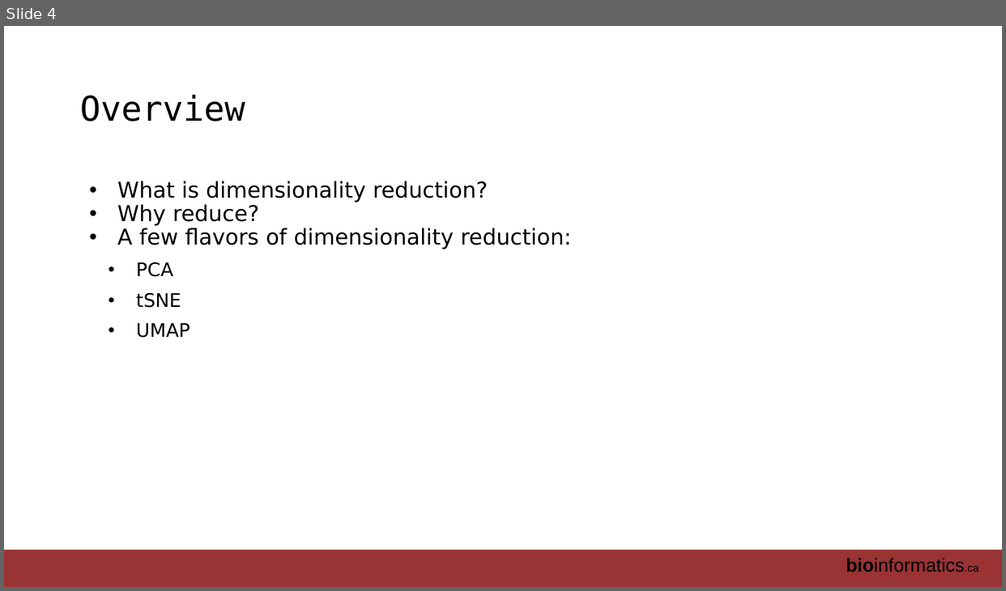
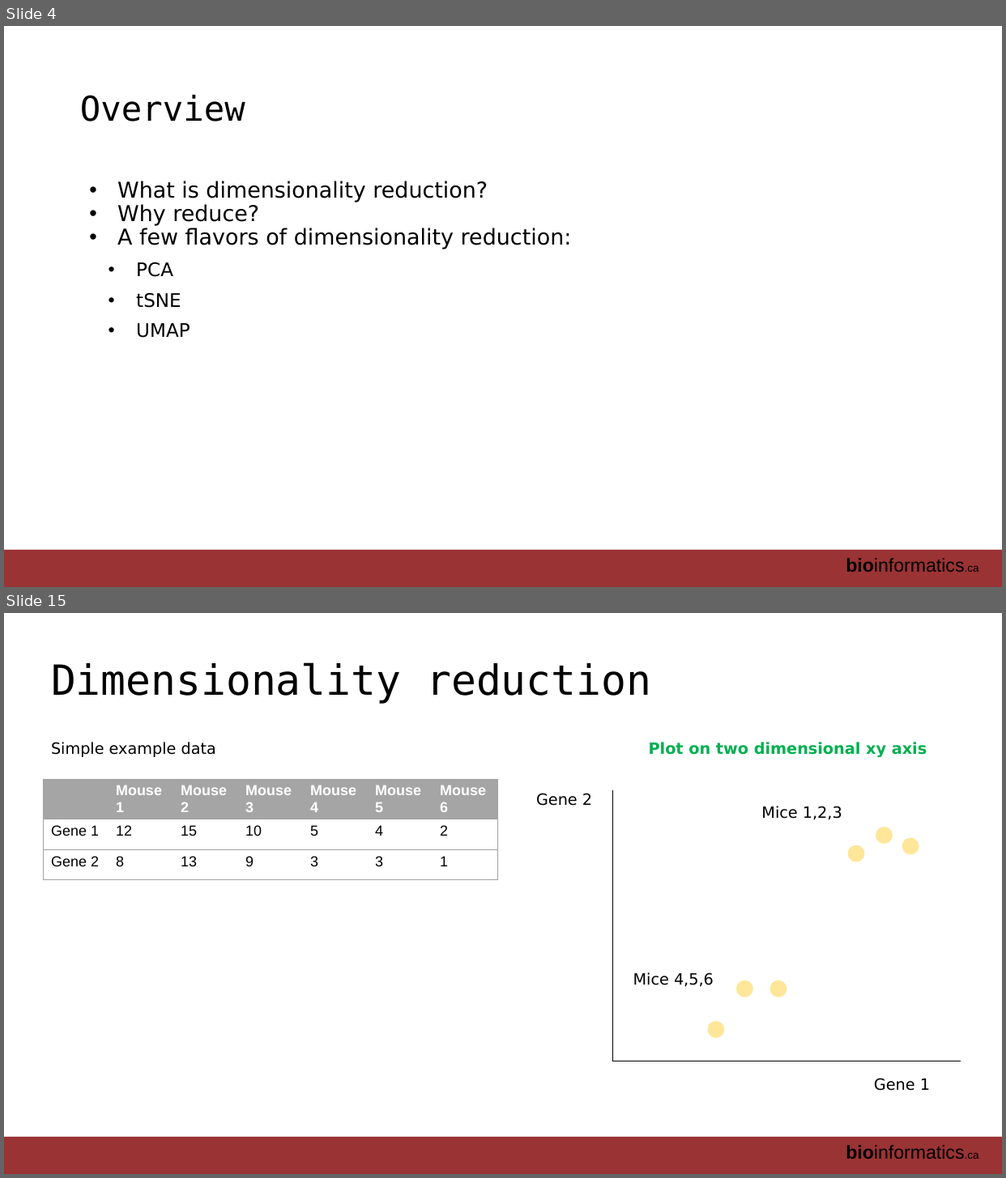
Before and after one commit to RealPaiLab/CBW_AUR2023, a slide deck: book/lectures/AUR_2023_Module2_DimensionReduction.pptx. Shown one above the other, each under a label of ours: slide 4 before the commit, slides 4 and 15 after it; the slides between them are not shown. The pictures are 1006x591 and 1006x1178 pixels, drawn with LibreOffice and Linux fonts; fonts in the diff are those of the drawing. Boxes give left, top, right and bottom in pixels: in the first picture for what was removed or moved away, otherwise in the second. Text is boxed around its words. In the diff, an @@ line names an element or a change of style, - is before the commit and + after.

```diff
--- a/book/lectures/AUR_2023_Module2_DimensionReduction.pptx
+++ b/book/lectures/AUR_2023_Module2_DimensionReduction.pptx
@@ slide 15 added at [4, 613, 1002, 1174], background #FFFFFF; not listed: 2 template elements that a slide beside it also shows @@
@@ title added at [51, 662, 651, 704], 40 pt, text #000000 @@
+Dimensionality reduction
@@ text added at [51, 742, 216, 757], 15 pt, text #000000 @@
+Simple example data
@@ text added at [649, 742, 927, 757], 15 pt, text #00B050, bold @@
+Plot on two dimensional xy axis
@@ table added at [44, 779, 500, 883], 3 rows, 7 columns @@
+ | Mouse 1 | Mouse 2 | Mouse 3 | Mouse 4 | Mouse 5 | Mouse 6
+Gene 1 | 12 | 15 | 10 | 5 | 4 | 2
+Gene 2 | 8 | 13 | 9 | 3 | 3 | 1
@@ text added at [536, 793, 592, 806], 15 pt, text #000000 @@
+Gene 2
@@ line added from (612, 1062) to (612, 790), #000000 0.75 pt @@
@@ text added at [761, 806, 842, 820], 15 pt, text #000000 @@
+Mice 1,2,3
@@ ellipse added at [877, 828, 892, 843], fill #FFE699, outline #FFE699 2 pt @@
@@ ellipse added at [849, 846, 864, 862], fill #FFE699, outline #FFE699 2 pt @@
@@ ellipse added at [903, 839, 918, 854], fill #FFE699, outline #FFE699 2 pt @@
@@ text added at [633, 973, 714, 987], 15 pt, text #000000 @@
+Mice 4,5,6
@@ ellipse added at [738, 982, 752, 996], fill #FFE699, outline #FFE699 2 pt @@
@@ ellipse added at [771, 982, 786, 996], fill #FFE699, outline #FFE699 2 pt @@
@@ ellipse added at [709, 1023, 723, 1037], fill #FFE699, outline #FFE699 2 pt @@
@@ line added from (612, 1062) to (961, 1062), #000000 0.75 pt @@
@@ text added at [874, 1078, 930, 1091], 15 pt, text #000000 @@
+Gene 1
```
Also in this commit, not shown: 7 slides changed, 25 other slides added, 6 slides removed.
